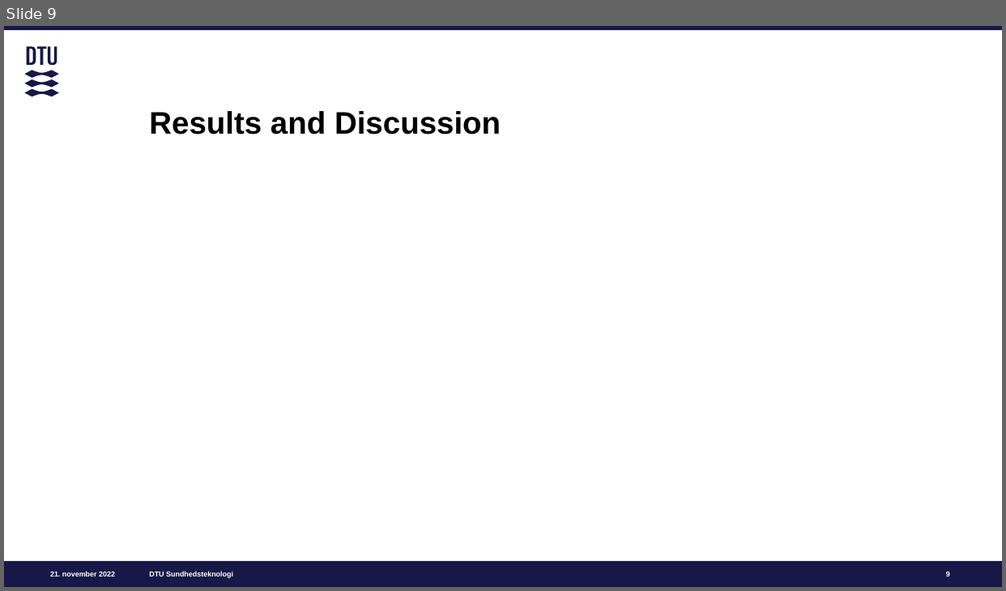
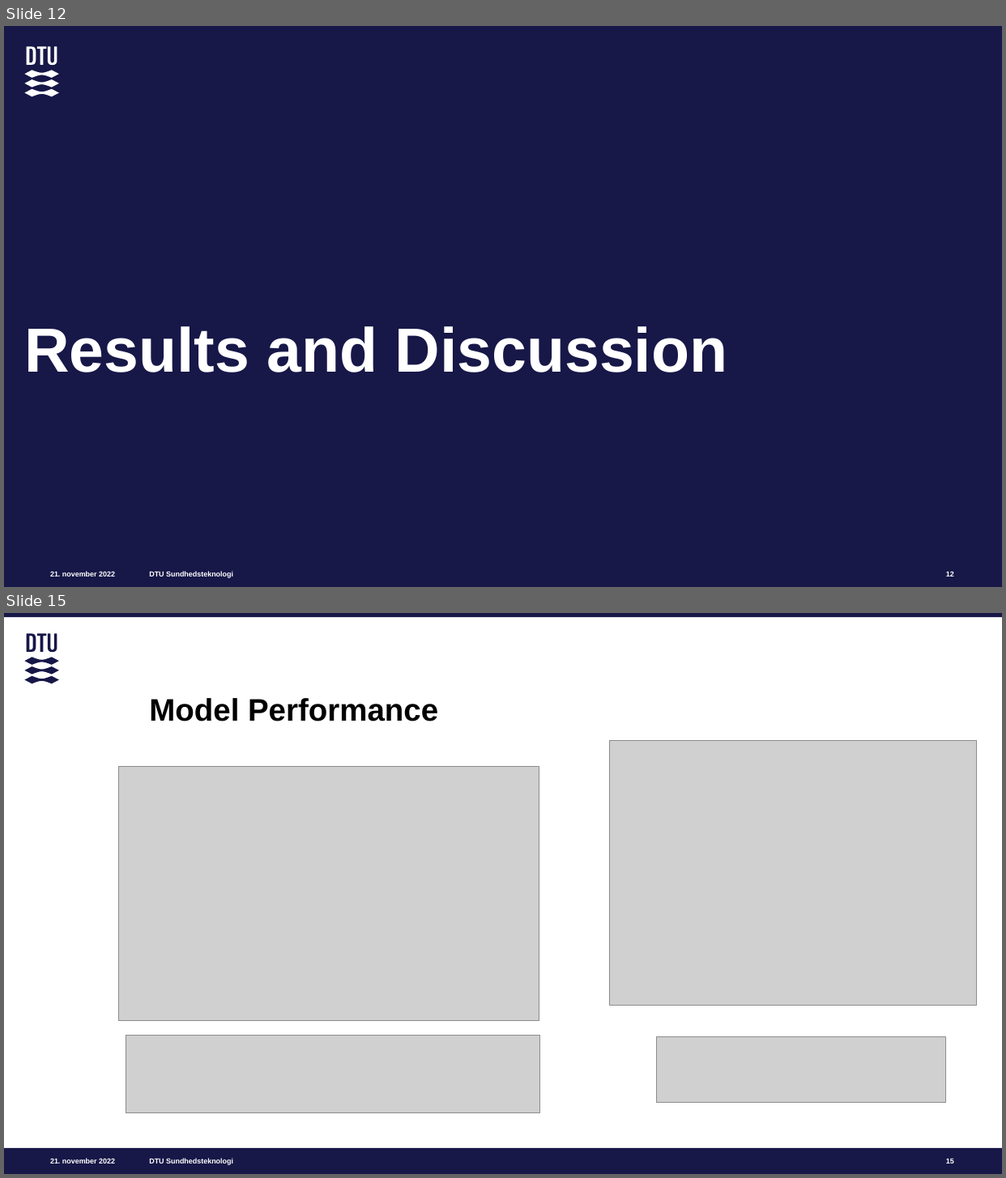
Before and after one commit to m-nguyen98/bsc_project, a slide deck: papers/BSc_Presentation.pptx. Shown one above the other, each under a label of ours: slide 9 before the commit, slides 12 and 15 after it; the slides between them are not shown. The pictures are 1006x591 and 1006x1178 pixels, drawn with LibreOffice and Linux fonts; fonts in the diff are those of the drawing; grey boxes stand for pictures. Boxes give left, top, right and bottom in pixels: in the first picture for what was removed or moved away, otherwise in the second. Text is boxed around its words. In the diff, an @@ line names an element or a change of style, - is before the commit and + after.

```diff
--- a/papers/BSc_Presentation.pptx
+++ b/papers/BSc_Presentation.pptx
@@ slide 15 added at <box>4,613,1002,1174</box>, background #FFFFFF; not listed: 4 template elements that a slide beside it also shows @@
@@ freeform shape added at <box>25,634,59,684</box>, fill #171748 @@
@@ title added at <box>149,698,438,722</box>, 30 pt, text #000000, bold @@
+Model Performance
@@ picture added at <box>609,740,976,1005</box> @@
@@ picture added at <box>118,766,540,1022</box> @@
@@ picture added at <box>126,1035,540,1113</box> @@
@@ picture added at <box>657,1037,947,1103</box> @@
@@ page number added at <box>946,1159,954,1164</box>, 7 pt, text #FFFFFF, bold @@
+15
@@ what was slide 9 is now slide 12 @@
@@ slide 12 changed as well @@
@@ background #FFFFFF to #171748 @@
@@ freeform shape at <box>25,47,59,97</box>: fill #171748 to #FFFFFF @@
@@ title "Results and Discussion": place and size @@
-title "Results and Discussion" at <box>149,111,501,135</box>
+title "Results and Discussion" at <box>24,327,728,373</box>
@@ title "Results and Discussion" at <box>24,327,728,373</box>: size 30 to 60 pt, text colour #000000 to #FFFFFF; line spacing 1 to 0.93; vertical alignment bottom to top @@
@@ page number at <box>946,572,954,577</box>: text changed @@
-9
+12
```
Also in this commit, not shown: 3 other slides changed, 10 other slides added, 4 slides removed.
